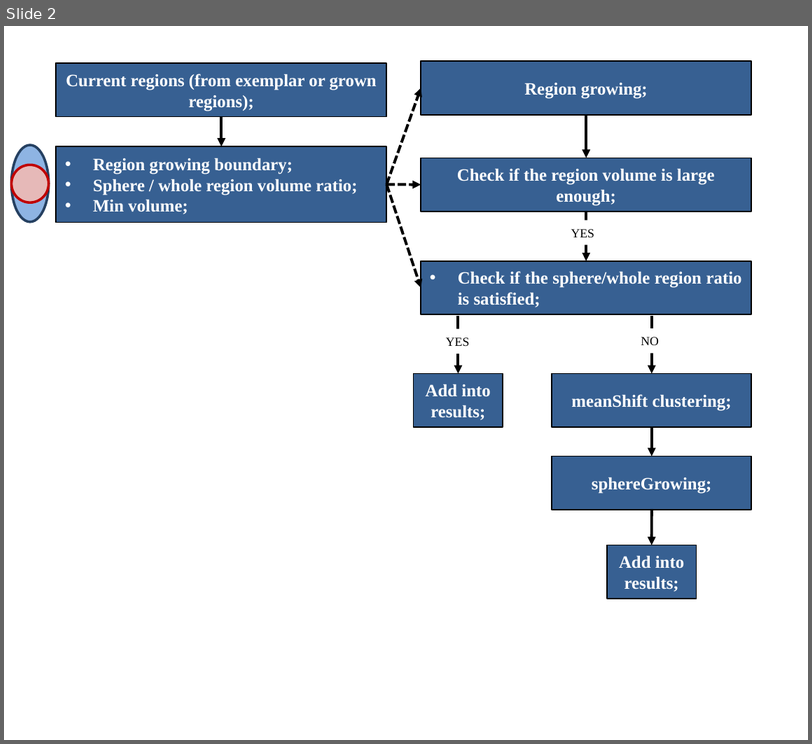
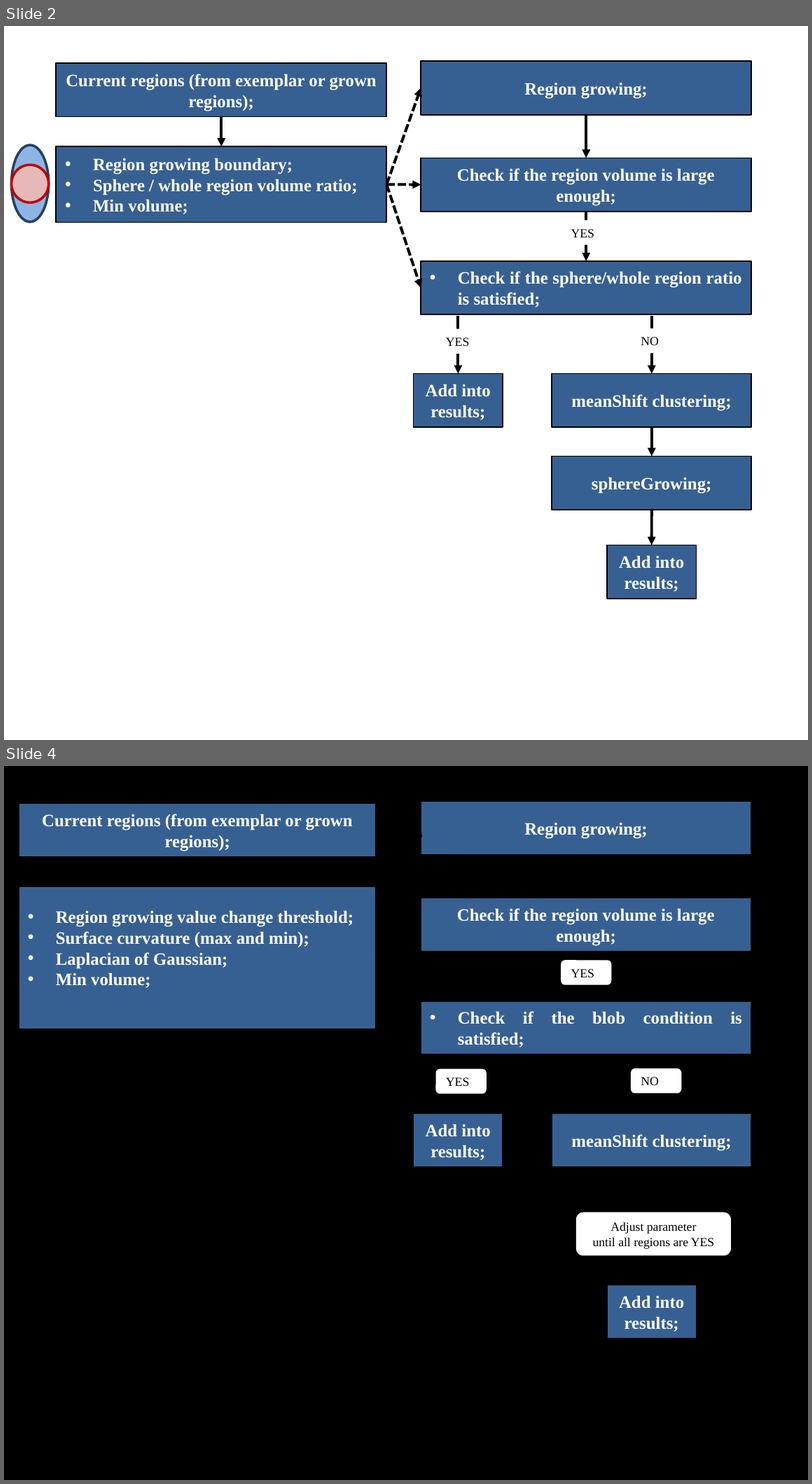
Before and after one commit to CBL-ORION/Vaa3D-tools-mirror, a slide deck: hackathon/xiang/cellSegmentation/scheme.pptx. Shown one above the other, each under a label of ours: slide 2 before the commit, slides 2 and 4 after it; the slides between them are not shown. The pictures are 812x744 and 812x1484 pixels, drawn with LibreOffice and Linux fonts; fonts in the diff are those of the drawing. Boxes give left, top, right and bottom in pixels: in the first picture for what was removed or moved away, otherwise in the second. Text is boxed around its words. In the diff, an @@ line names an element or a change of style, - is before the commit and + after.

Commit message:
Employed GVF into the sub-region segmentation route;

```diff
--- a/hackathon/xiang/cellSegmentation/scheme.pptx
+++ b/hackathon/xiang/cellSegmentation/scheme.pptx
@@ slide 4 added at (4, 766, 808, 1480), background #000000 @@
@@ rectangle added at (19, 804, 376, 857), fill #376092, outline #000000 1 pt, 14 pt, text #FFFFFF, bold @@
+Current regions (from exemplar or grown regions);
@@ rectangle added at (421, 801, 752, 854), fill #376092, outline #000000 1 pt, 14 pt, text #FFFFFF, bold @@
+Region growing;
@@ arrow added from (376, 958) to (421, 828), #000000 2.25 pt dashed @@
@@ arrow added from (198, 857) to (198, 886), #000000 2.25 pt @@
@@ arrow added from (586, 854) to (586, 898), #000000 2.25 pt @@
@@ rectangle added at (19, 886, 376, 1029), fill #376092, outline #000000 1 pt, 14 pt, text #FFFFFF, bold @@
+• Region growing value change threshold;
+• Surface curvature (max and min);
+• Laplacian of Gaussian;
+• Min volume;
@@ rectangle added at (421, 898, 752, 952), fill #376092, outline #000000 1 pt, 14 pt, text #FFFFFF, bold @@
+Check if the region volume is large enough;
@@ arrow added from (376, 958) to (421, 925), #000000 2.25 pt dashed @@
@@ arrow added from (586, 952) to (586, 1000), #000000 2.25 pt @@
@@ arrow added from (376, 958) to (421, 1028), #000000 2.25 pt dashed @@
@@ rounded rectangle added at (560, 960, 611, 985), fill #FFFFFF, 10 pt, text #000000 @@
+YES
@@ rectangle added at (421, 1000, 752, 1054), fill #376092, outline #000000 1 pt, 14 pt, text #FFFFFF, bold @@
+• Check if the blob condition is satisfied;
@@ elbow arrow added from (652, 1167) to (752, 1028), #000000 2.25 pt @@
@@ arrow added from (458, 1056) to (458, 1113), #000000 2.25 pt @@
@@ arrow added from (652, 1056) to (652, 1113), #000000 2.25 pt @@
@@ rounded rectangle added at (435, 1068, 486, 1094), fill #FFFFFF, 10 pt, text #000000 @@
+YES
@@ rounded rectangle added at (630, 1068, 682, 1094), fill #FFFFFF, 10 pt, text #000000 @@
+NO
@@ rectangle added at (413, 1113, 502, 1167), fill #376092, outline #000000 1 pt, 14 pt, text #FFFFFF, bold @@
+Add into results;
@@ rectangle added at (551, 1113, 750, 1167), fill #376092, outline #000000 1 pt, 14 pt, text #FFFFFF, bold @@
+meanShift clustering;
@@ arrow added from (652, 1167) to (652, 1285), #000000 2.25 pt @@
@@ rounded rectangle added at (575, 1213, 730, 1256), fill #FFFFFF, 10 pt, text #000000 @@
+Adjust parameter
+until all regions are YES
@@ rectangle added at (607, 1285, 696, 1339), fill #376092, outline #000000 1 pt, 14 pt, text #FFFFFF, bold @@
+Add into results;
```
Also in this commit, not shown: 1 slide changed, 2 other files.
